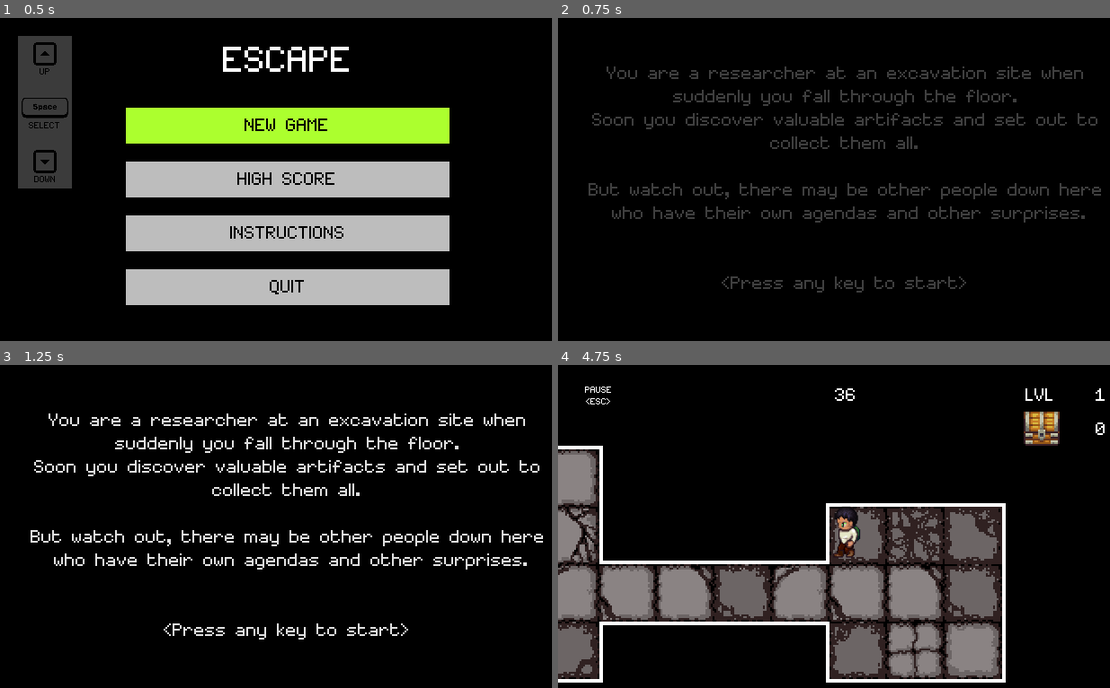
Above: before the commit, frames 1-4 (two rows, left to right).
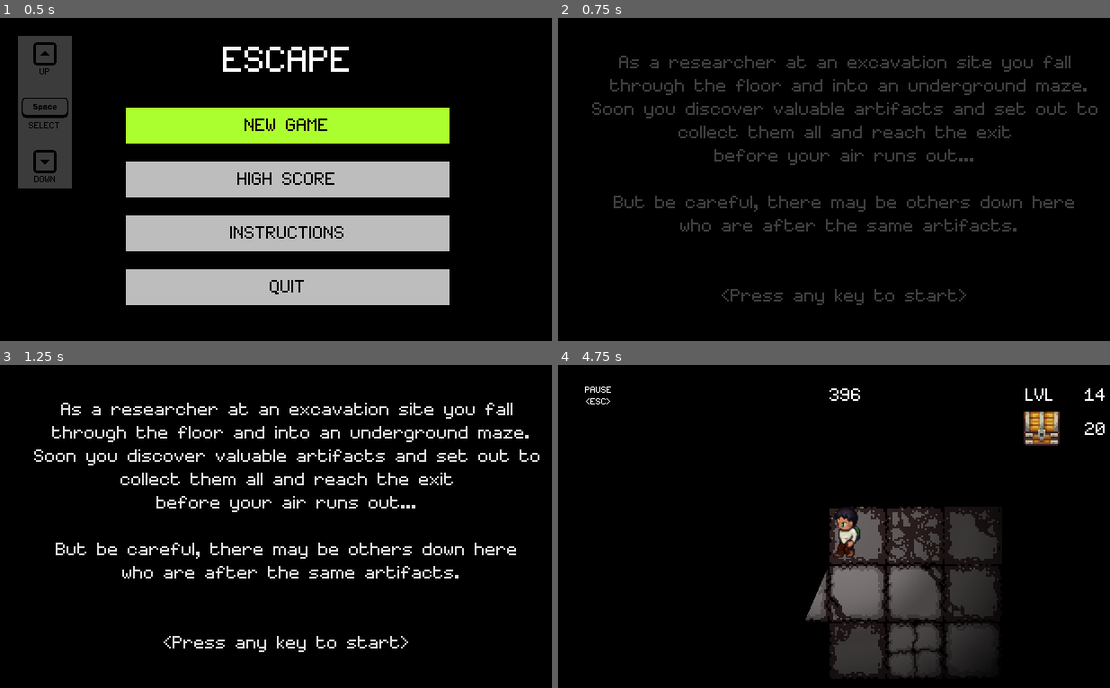
Above: after the commit, the same moments.

Repository: alittek/AC31009-Game
Game: Godot game, scene res://Scenes/StartScreen.tscn
Same seed, same stepped clock (60 frames per second), same inputs: the game is played once before the commit and once after it. Sound files missing from this copy of the repository are replaced by a short silence.
Inputs:
- Up to frame 1 (0.5 s): no input
- Up to frame 2 (0.75 s): tap Enter at 0.5 s; hold Right (move_right) from 0.53 s (still down); hold Space (interact) from 0.53 s (still down)
- Up to frame 3 (1.25 s): keep holding Right (move_right); keep holding Space (interact)
- Up to frame 4 (4.75 s): release Right (move_right) at 1.28 s; release Space (interact) at 1.28 s; hold Down (move_down) 1.28-2.03 s; tap Space (interact) at 1.35, 2.85, 4.35 s; hold Right (move_right) 2.03-2.78 s; hold Space (interact) 2.03-2.78 s; hold Up (move_up) 2.78-3.53 s; hold Space (interact) 3.53-4.28 s; hold Left (move_left) from 3.53 s (still down); tap Escape (menu) at 4.15 s

Frame 1 is identical in both runs. In frame 2, 11% of the frame differs, in the area x 5-99%, y 11-89%; in frame 3, 11%; in frame 4, 24%, in the area x 0-100%, y 7-99%.

Commit message:
small fixes

Diff:
--- a/Scenes/GameOver.tscn
+++ b/Scenes/GameOver.tscn
@@ -2,7 +2,8 @@
 
 [ext_resource path="res://Font/Font.tres" type="DynamicFont" id=1]
 [ext_resource path="res://Scripts/GameOver.gd" type="Script" id=2]
-[ext_resource path="res://Sounds/Game_Over.wav" type="AudioStream" id=3]
+[ext_resource path="res://Sounds/GameOver.wav" type="AudioStream" id=3]
+
 
 [node name="GameOver" type="Popup"]
 pause_mode = 2
--- a/Scenes/Intro.tscn
+++ b/Scenes/Intro.tscn
@@ -21,13 +21,14 @@
 margin_bottom = 170.0
 custom_fonts/font = ExtResource( 1 )
 custom_colors/font_color = Color( 1, 1, 1, 1 )
-text = "You are a researcher at an excavation site when
-suddenly you fall through the floor.
+text = "As a researcher at an excavation site you fall
+ through the floor and into an underground maze.
 Soon you discover valuable artifacts and set out to
- collect them all.
+ collect them all and reach the exit
+before your air runs out...
 
-But watch out, there may be other people down here
- who have their own agendas and other surprises.
+But be careful, there may be others down here
+ who are after the same artifacts.
 
 
 <Press any key to start>"
--- a/Scenes/Title.tscn
+++ /dev/null
@@ -1,28 +0,0 @@
-[gd_scene load_steps=3 format=2]
-
-[ext_resource path="res://Font/Font.tres" type="DynamicFont" id=1]
-[ext_resource path="res://Scripts/Title.gd" type="Script" id=2]
-
-
-[node name="Title" type="ColorRect"]
-margin_right = 320.0
-margin_bottom = 180.0
-color = Color( 0, 0, 0, 1 )
-script = ExtResource( 2 )
-__meta__ = {
-"_edit_use_anchors_": false
-}
-
-[node name="Label" type="Label" parent="."]
-margin_left = 50.0
-margin_top = 70.0
-margin_right = 120.0
-margin_bottom = 85.0
-rect_scale = Vector2( 3, 3 )
-custom_fonts/font = ExtResource( 1 )
-text = "ESCAPE"
-align = 1
-valign = 1
-__meta__ = {
-"_edit_use_anchors_": false
-}
--- a/Scripts/ExitDoor.gd
+++ b/Scripts/ExitDoor.gd
@@ -7,7 +7,7 @@
 	if (body.get_name() == "Player"):
 		# make sure timer and player stop when exit is reached
 		emit_signal("stop_timer")
-		#play sound and wait for finish
+		# play sound and wait for finish
 		$SoundExit.play()
 		yield($SoundExit, "finished")
 		# signal that the player is leaving
--- a/Scripts/FileSystem.gd
+++ b/Scripts/FileSystem.gd
@@ -7,12 +7,11 @@
 var highscores
 
 # adding scores for testing
-func start():
-	#save_score(30)
-	#save_score(4)
-	#save_score(100)
-	#save_score(12)
-	pass
+#func start():
+#	save_score(30)
+#	save_score(4)
+#	save_score(100)
+#	save_score(12)
 
 # save a new score passed as argument
 func save_score(highscore):
@@ -43,7 +42,6 @@
 		file.open(score_file, File.READ)
 		#file.open_encrypted_with_pass(score_file, File.READ, password)
 		highscores = file.get_as_text()
-		print("score: ", highscores)
 		file.close()
 	else:
 		return ""
--- a/Scripts/GameOver.gd
+++ b/Scripts/GameOver.gd
@@ -32,11 +32,11 @@
 	var number = calc_totalAtrifacts(Global.level-1)
 	finalArt.text = str(Global.artifacts) + " / " + str(number)
 
-# upfdate the level text
+# update the level text
 func update_level_text():
 	finalLevel.text = str(Global.level)
 
-# upfdate the score text
+# update the score text
 func update_score_text(newScore):
 	finalScore.text = str(newScore)
 
@@ -60,7 +60,6 @@
 	update_level_text()
 	# display gameover screen
 	popup()
-	#$SoundGameOver.set_volume_db(2)
 	$SoundGameOver.play()
 	yield($SoundGameOver, "finished")
 
--- a/Scripts/GameScore.gd
+++ b/Scripts/GameScore.gd
@@ -10,9 +10,6 @@
 var array = []
 
 func _ready():
-	# used fortesting to add values to file
-	file.start()
-	#play sound
 	var scores = file.load_score()
 	if scores != "":
 		create_scores(scores)
@@ -37,7 +34,6 @@
 	var scoreArray = []
 	var intArray = []
 	# split string of scores into array
-	# scoreArray.size() > 0:
 	scoreArray = score.split(",", true, 0)
 	# remove last empty index
 	scoreArray.remove(scoreArray.size()-1)
--- a/Scripts/Generator.gd
+++ b/Scripts/Generator.gd
@@ -51,7 +51,7 @@
 # place room and move into different direction
 func change_direction():
 	place_room(position)
-	#reset steps when turning
+	# reset steps when turning
 	steps_since_turn = 0
 	var directions = DIRECTIONS.duplicate()
 	directions.erase(direction)
@@ -91,8 +91,6 @@
 				if room[key] < Vector2(1,2):
 					newRooms.erase(room)
 	var newSize = newRooms.size()
-	# remove first and last few rooms to
-	#var result = newRooms.slice(1, newSize-2)
 	var result = newRooms
 	return result
 
--- a/Scripts/MenuPopup.gd
+++ b/Scripts/MenuPopup.gd
@@ -41,7 +41,6 @@
 					# Resume game
 					if not already_paused:
 						get_tree().paused = false
-					#player.set_process_input(true)
 					hide()
 				1:
 					# Quit game, back to start screen
--- a/Scripts/NPC.gd
+++ b/Scripts/NPC.gd
@@ -28,14 +28,13 @@
 			Color(1,1,1,1), Color(1,1,1,0), 0.3,
 			Tween.TRANS_QUAD, Tween.EASE_OUT)
 
-# state pattern to run different NPC behaviour
+# State pattern to allow for different NPC behaviour
 func _process(delta):
-	#state pattern to allow enemy behaviour
 	match state:
 		"patrol":
 			patrol(delta)
 		"follow":
-			follow(delta)
+			follow()
 		"steal":
 			steal()
 		"flee":
@@ -82,7 +81,7 @@
 			$AnimationPlayer.stop(false)
 
 # handle folow state
-func follow(delta):
+func follow():
 	var vel : Vector2
 	vel = (player.position - position).normalized()
 	move_and_slide(vel * moveSpeed)
@@ -90,10 +89,10 @@
 
 # process steal state
 func steal():
-	# TODO popup once when enemy first appears
 	# if high level also steal time from player
 	if Global.level > 14:
 		emit_signal("steal_time")
+	# steal artifacts
 	player.lose_artifact(amount)
 	steal_artifact(amount)
 
@@ -114,7 +113,7 @@
 	var movement = direc * moveSpeed * delta
 	var collision = move_and_slide(movement)
 
-# enemy disapears
+# enemy disapears state
 func flee():
 	$AnimationPlayer.stop(false)
 	effect.start()
--- a/Scripts/Player.gd
+++ b/Scripts/Player.gd
@@ -62,7 +62,6 @@
 	Global.set_artifacts(newArti)
 	ui.update_artNb_text(Global.artifacts)
 	$SoundEnemy.play()
-	#get_node("Light2D").show()
 
 # allows to disable player movement
 func disable_movement():
--- a/Scripts/SceneTransition.gd
+++ b/Scripts/SceneTransition.gd
@@ -1,4 +1,6 @@
 extends CanvasLayer
+# Singleton pattern used here to handle transition
+# between scenes and the associated animation
 
 # play fade in/ out animation when switching scene
 func change_stage(scene_path):
@@ -13,10 +15,8 @@
 func play_fadeIn():
 	get_node("SceneTransition/AnimationPlayer").play("Fade")
 	yield(get_node("SceneTransition/AnimationPlayer"),"animation_finished")
-	#print("fade in .............")
 
 # play fade out, wait till finished
 func play_fadeOut():
 	get_node("SceneTransition/AnimationPlayer").play_backwards("Fade")
 	yield(get_node("SceneTransition/AnimationPlayer"),"animation_finished")
-	#print("fade out  .............")
--- a/Scripts/Score.gd
+++ /dev/null
@@ -1,10 +0,0 @@
-#extends Popup
-#
-#onready var score : Label = get_node("Score/Label")
-#var file = load("res://Scripts/FileSystem.gd").new()
-#
-## load score from file and display
-#func display_score():
-#	var newScore = file.load_score()
-#	score.text = str(newScore)
-#	file.free()
--- a/Scripts/Title.gd
+++ /dev/null
@@ -1,11 +0,0 @@
-extends ColorRect
-
-# Called when the node enters the scene tree for the first time.
-func _ready():
-	get_node("Label").visible = false
-	yield(get_tree().create_timer(0.5), "timeout")
-	get_node("Label").visible = true
-	yield(get_tree().create_timer(2.0), "timeout")
-	get_node("Label").visible = false
-	yield(get_tree().create_timer(0.5), "timeout")
-	Transition.change_stage("res://Scenes/StartScreen.tscn")
--- a/Scripts/World.gd
+++ b/Scripts/World.gd
@@ -13,7 +13,6 @@
 var steps = Global.steps
 var level = Global.level
 var time = Global.timer
-#var enemies = Global.enemies
 
 # max sizes for world
 var xSize = 60
@@ -55,8 +54,8 @@
 func _process(delta):
 	timer_label.set_text(str(int(timer.get_time_left())))
 
-# inspired by https://github.com/uheartbeast/walker-level-gen
-#
+# inspired by Youtube Tutorial by HeartBeast
+# https://www.youtube.com/watch?v=2nk6bJBTtlA
 func generate_level(newSteps):
 	steps = newSteps
 	var generator = Generator.new(Vector2(xSize/2, ySize/2), borders)
@@ -92,24 +91,24 @@
 				npc.position = room.position*32
 				npc.connect("steal_time", self, "remove_time")
 
-	# place artifacts on map
+	# place artifacts on map, if no free space
+	# add multiple ones in same position
 	var nbChests = 0
 	for room in generator.get_rooms():
 		if nbChests == level-1:
 			break
 		else:
-			#if free_space(room.position*32):
 			var chest = Chest.instance()
 			add_child(chest)
 			nbChests += 1
 			chest.position = room.position*32
 
-#	# print for testing
+#	# print for testing correct numbers of objects each level
 #	print("enemies: " + str(nbEnemies))
 #	print("chests: " + str(nbChests))
 #	print("______________")
 
-	# decide when to r=turn on darkness
+	# decide when to turn on darkness
 	if level == 5 or level == 8 or level >= 10:
 		turn_dark()
 
@@ -132,7 +131,6 @@
 	Global.set_steps(steps+20)
 	Global.set_level(level+1)
 	Global.set_timer(timer.get_time_left()+(level*4))
-	#Global.set_enemies(enemies+1)
 	timer.free()
 	queue_free()
 	Transition.change_stage("res://Scenes/Map.tscn")
@@ -155,9 +153,6 @@
 
 # triggered when time runs out for player
 func _on_timer_timeout():
-	#timer_label.set_text(str("0"))
-	#$SoundGameOver.play()
-	#yield($SoundGameover, "finished")
 	emit_signal("death")
 	Global.set_values()
 
--- a/Scripts/global.gd
+++ b/Scripts/global.gd
@@ -1,5 +1,7 @@
 extends Node
 
+# Singleton pattern used here to store persistent data
+# between scenes to set increasing level difficulty
 var steps
 var level
 var artifacts
@@ -11,10 +13,9 @@
 
 func set_values():
 	steps = 40
-	level = 1
-	artifacts = 0
-	timer = 40
-	#enemies = 0
+	level = 14
+	artifacts = 20
+	timer = 400
 
 func set_steps(newSteps):
 	steps = newSteps
@@ -27,6 +28,3 @@
 
 func set_timer(newTimer):
 	timer = newTimer
-
-#func set_enemies(newEnemies):
-#	enemies = newEnemies
Not shown, removed: Sounds/Game_Over.wav.import
Not shown, changed: export_presets.cfg
Not shown, changed: Sounds/GameOver.wav
Not shown, removed: Sounds/Game_Over.wav
